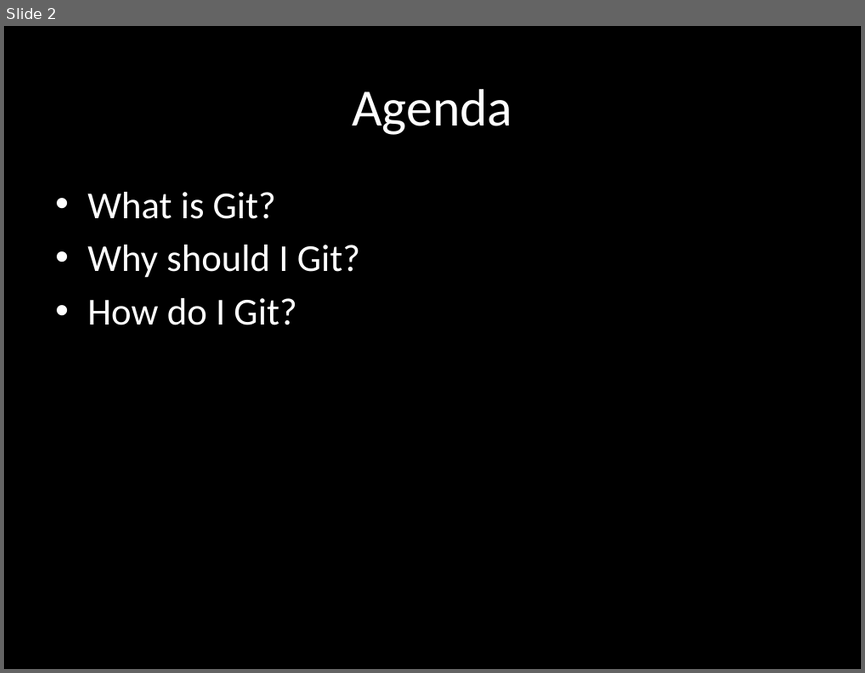
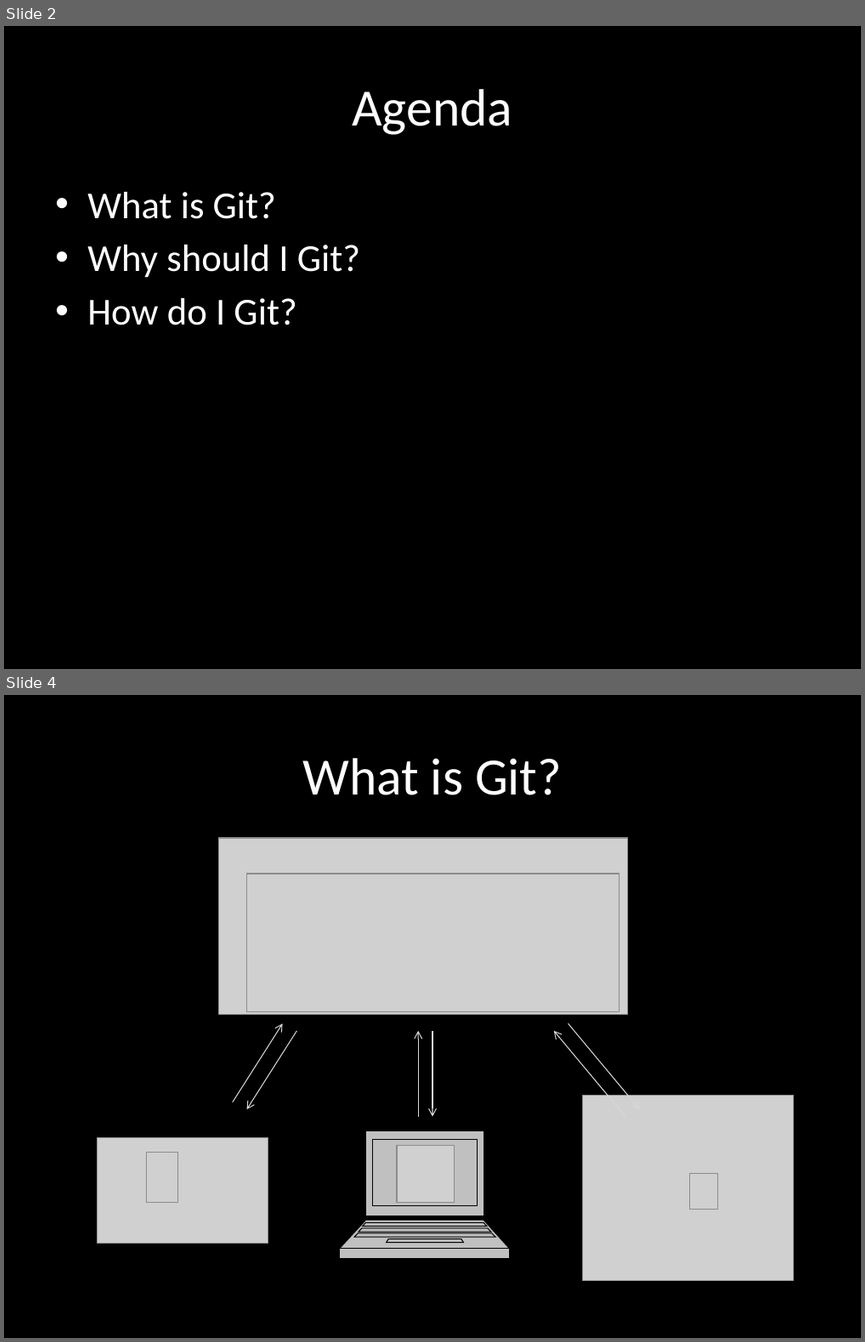
Before and after one commit to vgdev/git-guide, a slide deck: Git.pptx. Shown one above the other, each under a label of ours: slide 2 before the commit, slides 2 and 4 after it; the slides between them are not shown. The pictures are 865x673 and 865x1342 pixels, drawn with LibreOffice and Linux fonts; fonts in the diff are those of the drawing; grey boxes stand for pictures. Boxes give left, top, right and bottom in pixels: in the first picture for what was removed or moved away, otherwise in the second. Text is boxed around its words. In the diff, an @@ line names an element or a change of style, - is before the commit and + after.

Commit message:
Add work on PPT

```diff
--- a/Git.pptx
+++ b/Git.pptx
@@ slide 4 added at bbox=[4, 695, 861, 1338], background #000000 @@
@@ title added at bbox=[302, 758, 562, 795], 44 pt, text #FFFFFF @@
+What is Git?
@@ picture added at bbox=[219, 838, 628, 1014] @@
@@ picture added at bbox=[246, 873, 619, 1011] @@
@@ arrow added from (233, 1102) to (283, 1023), #D8D8D8 0.75 pt @@
@@ arrow added from (568, 1023) to (640, 1109), #D8D8D8 0.75 pt @@
@@ arrow added from (297, 1031) to (246, 1109), #D8D8D8 0.75 pt @@
@@ arrow added from (418, 1117) to (418, 1031), #D8D8D8 0.75 pt @@
@@ arrow added from (432, 1031) to (432, 1117), #D8D8D8 0.75 pt @@
@@ arrow added from (625, 1117) to (554, 1031), #D8D8D8 0.75 pt @@
@@ picture added at bbox=[582, 1095, 793, 1281] @@
@@ picture added at bbox=[97, 1138, 267, 1243] @@
@@ picture added at bbox=[147, 1151, 178, 1202] @@
@@ freeform shape added at bbox=[340, 1130, 510, 1258], fill #C0C0C0, outline #000000 0.75 pt @@
@@ picture added at bbox=[397, 1145, 454, 1202] @@
@@ picture added at bbox=[689, 1173, 718, 1209] @@
```
Also in this commit, not shown: 4 other slides added.
